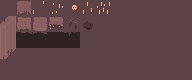
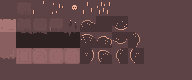
Comparing the layer stacks of the two 192 x 80 images. Changes:
removed layer "Layer 17" over (0, 1, 111, 64)
added layer "Layer 23" above "Group 1" over (0, 1, 144, 64)
